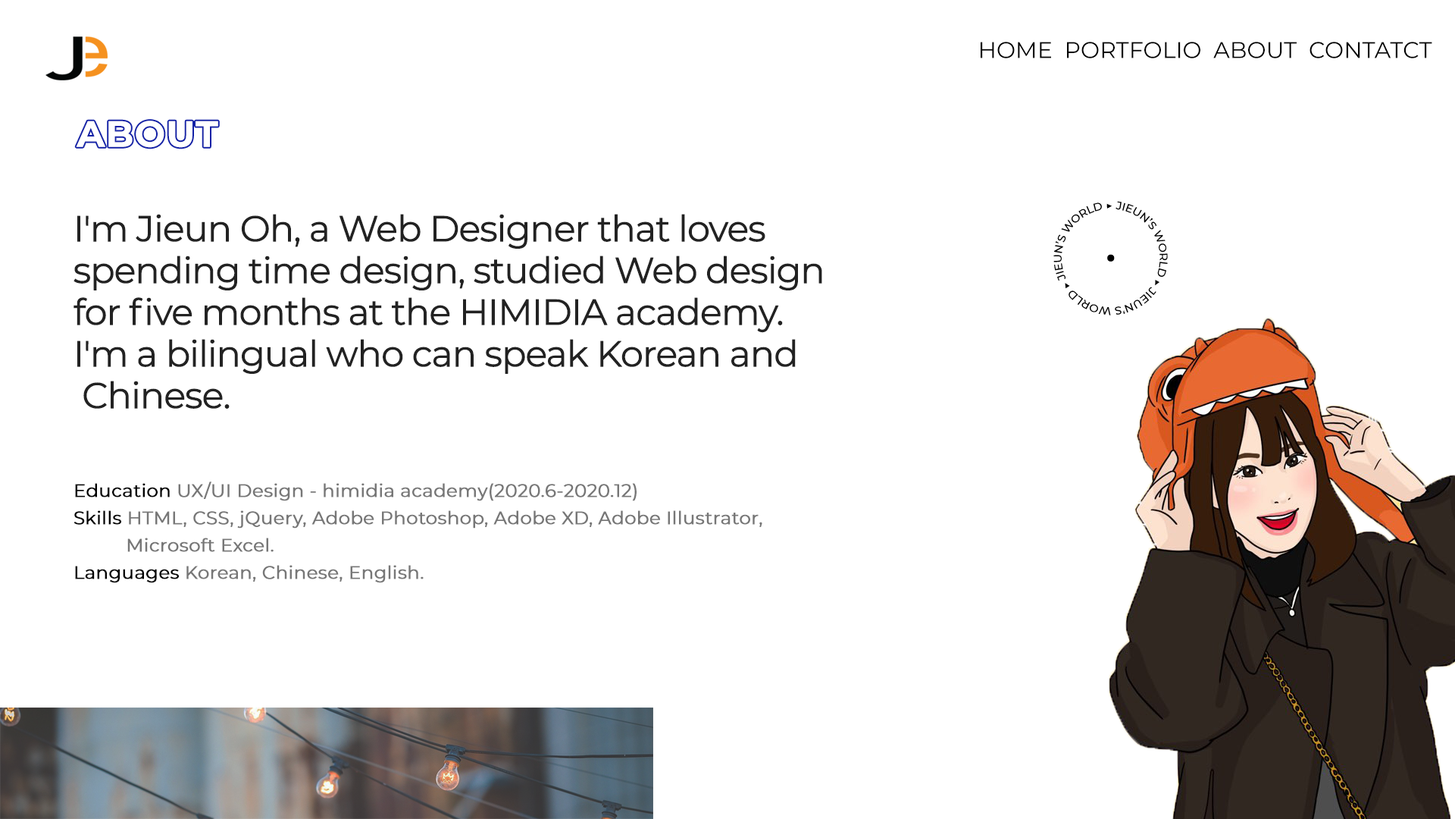
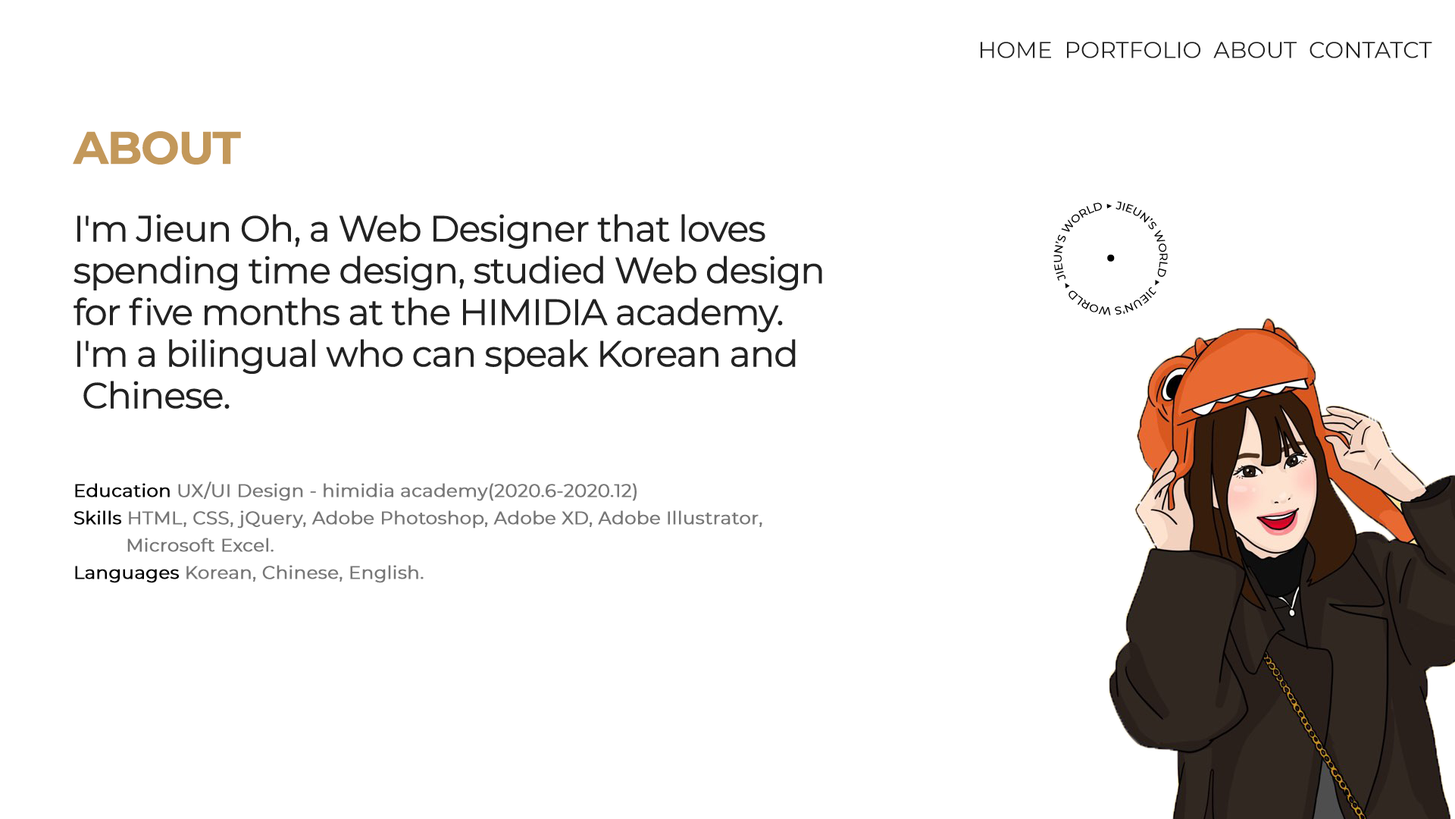
The second 1455x819 image is a revision of the first. Changes to its layers:
moved "ABOUT" above "Education UX/UI Design - himidia academy(2020.6-2020.12) Skills", painted on it over [72, 120, 242, 165]
painted on "HOME PORTFOLIO ABOUT CONTATCT" over [980, 41, 1433, 59]
removed layer "Layer 3" over [45, 36, 108, 81]
removed layer "Layer 2" (was 80%) over [0, 707, 654, 819]
